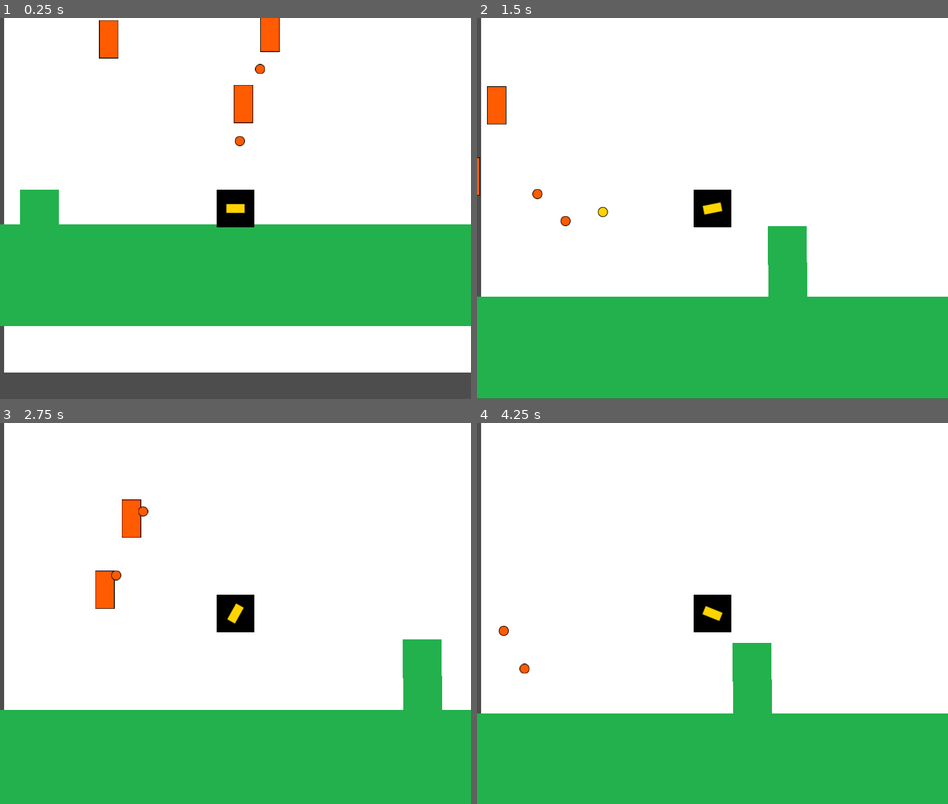
Above: before the commit, frames 1-4 (two rows, left to right).
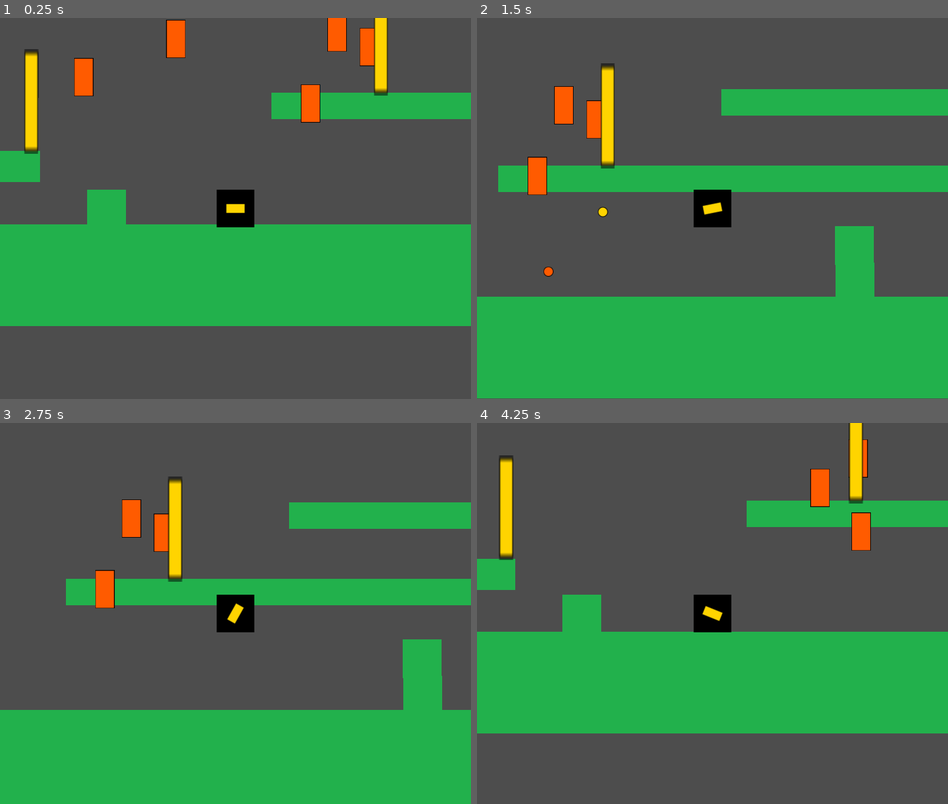
Above: after the commit, the same moments.

Repository: fernandoNic/entregas-ipv-Mu-ozFernando
Game: Godot game, scene res://Main.tscn
Two runs of this game, one before a commit and one after it. Both use one fixed random seed, a clock stepped at 60 frames per second and the inputs below.
Inputs (mouse positions are in pixels of both pictures, inside the frame that each line leads up to):
- Up to frame 1 (0.25 s): no input
- Up to frame 2 (1.5 s): move the mouse to (816, 189) at 0.52 s; hold Space (jump) 0.53-1.28 s; hold D (move_right) from 0.53 s (still down); move the mouse to (618, 227) at 1.27 s; click (618, 227) at 1.35 s
- Up to frame 3 (2.75 s): tap Space (jump) at 1.52, 1.55, 1.82 s; move the mouse to (282, 529) at 2.02 s; release D (move_right) at 2.03 s; hold A (move_left) from 2.03 s (still down); hold Space (jump) from 2.03 s (still down)
- Up to frame 4 (4.25 s): move the mouse to (688, 689) at 2.77 s; release A (move_left) at 2.78 s; release Space (jump) at 2.78 s; hold D (move_right) from 2.78 s (still down); click (688, 689) at 2.85 s; tap Space (jump) at 3.02, 3.05, 3.32 s; move the mouse to (853, 670) at 3.52 s; hold Space (jump) from 3.53 s (still down); tap Escape (ui_cancel) at 4.15 s

The runs differ from the first frame. In frame 1, 65% of the frame differs, in the area x 0-100%, y 0-94%; in frame 2, 72%; in frame 3, 72%; in frame 4, 92%, in the area x 0-100%, y 0-100%.

Commit message:
desafio 3

Diff:
--- a/entrega-3-muñoz-fernando/Main.gd
+++ b/entrega-3-muñoz-fernando/Main.gd
@@ -7,3 +7,7 @@
 	randomize()
 	player.initialize(self)
 	turret_spawner.initialize(player)
+
+func _input(event):
+	if event.is_action_pressed("ui_cancel"):
+		get_tree().reload_current_scene()
--- a/entrega-3-muñoz-fernando/Main.tscn
+++ b/entrega-3-muñoz-fernando/Main.tscn
@@ -7,14 +7,69 @@
 [ext_resource type="PackedScene" uid="uid://bscjwoaotlcqc" path="res://entities/enemies/Turret.tscn" id="4"]
 [ext_resource type="Script" path="res://entities/enemies/TurretsSpawner.gd" id="5"]
 [ext_resource type="PackedScene" uid="uid://bxisrc36s11fo" path="res://entities/cube.tscn" id="7_u4r7h"]
+[ext_resource type="PackedScene" uid="uid://dw4i2glp3rair" path="res://entities/wall.tscn" id="8_l00cy"]
 
 [node name="Main" type="Node"]
 script = ExtResource("3")
+
+[node name="Floor_Container" type="Node2D" parent="."]
+
+[node name="Floor" parent="Floor_Container" instance=ExtResource("3_cqa67")]
+
+[node name="Floor2" parent="Floor_Container" instance=ExtResource("3_cqa67")]
+position = Vector2(1190, 513.5)
+
+[node name="Floor3" parent="Floor_Container" instance=ExtResource("3_cqa67")]
+position = Vector2(-390, 513.5)
+
+[node name="Floor4" parent="Floor_Container" instance=ExtResource("3_cqa67")]
+position = Vector2(-2503, 265)
+
+[node name="Floor5" parent="Floor_Container" instance=ExtResource("3_cqa67")]
+position = Vector2(-2186, 513.5)
+
+[node name="Floor6" parent="Floor_Container" instance=ExtResource("3_cqa67")]
+position = Vector2(760, 226)
+scale = Vector2(12.1212, 0.685193)
+
+[node name="Floor15" parent="Floor_Container" instance=ExtResource("3_cqa67")]
+position = Vector2(1139, 96)
+scale = Vector2(12.1212, 0.685193)
+
+[node name="Floor7" parent="Floor_Container" instance=ExtResource("3_cqa67")]
+position = Vector2(-469, 329)
+scale = Vector2(13.2235, 0.807858)
+
+[node name="Floor11" parent="Floor_Container" instance=ExtResource("3_cqa67")]
+position = Vector2(-1424, 262)
+scale = Vector2(13.2235, 0.807858)
+
+[node name="Floor12" parent="Floor_Container" instance=ExtResource("3_cqa67")]
+position = Vector2(-671, 130)
+scale = Vector2(13.2235, 0.807858)
+
+[node name="Floor13" parent="Floor_Container" instance=ExtResource("3_cqa67")]
+position = Vector2(1905, 187)
+scale = Vector2(13.2235, 0.807858)
+
+[node name="Floor14" parent="Floor_Container" instance=ExtResource("3_cqa67")]
+position = Vector2(2666, 328)
+scale = Vector2(13.2235, 0.807858)
+
+[node name="Floor8" parent="Floor_Container" instance=ExtResource("3_cqa67")]
+position = Vector2(2781, 513.5)
+
+[node name="Floor9" parent="Floor_Container" instance=ExtResource("3_cqa67")]
+position = Vector2(1981, 513.5)
+
+[node name="Floor10" parent="Floor_Container" instance=ExtResource("3_cqa67")]
+position = Vector2(-1189, 513.5)
 
 [node name="CanvasLayer" type="CanvasLayer" parent="."]
 layer = -1
 
 [node name="Background" type="TextureRect" parent="CanvasLayer"]
+visible = false
 anchors_preset = 15
 anchor_right = 1.0
 anchor_bottom = 1.0
@@ -27,16 +82,8 @@
 texture = ExtResource("2")
 expand_mode = 1
 
-[node name="Floor" parent="." instance=ExtResource("3_cqa67")]
-
-[node name="Floor2" parent="." instance=ExtResource("3_cqa67")]
-position = Vector2(997, 513.5)
-
-[node name="Floor3" parent="." instance=ExtResource("3_cqa67")]
-position = Vector2(1773, 513.5)
-
 [node name="Player" parent="." instance=ExtResource("1")]
-position = Vector2(413.003, 395.272)
+position = Vector2(299, 394)
 
 [node name="Camera2D" type="Camera2D" parent="Player"]
 
@@ -44,11 +91,20 @@
 script = ExtResource("5")
 turret_scene = ExtResource("4")
 
-[node name="cube" parent="." instance=ExtResource("7_u4r7h")]
-position = Vector2(965, 339)
-
 [node name="cube2" parent="." instance=ExtResource("7_u4r7h")]
 position = Vector2(80, 395)
 
 [node name="cube3" parent="." instance=ExtResource("7_u4r7h")]
 position = Vector2(966, 399)
+
+[node name="cube4" parent="." instance=ExtResource("7_u4r7h")]
+position = Vector2(965, 339)
+
+[node name="wall" parent="." instance=ExtResource("8_l00cy")]
+position = Vector2(-48, 214)
+
+[node name="wall2" parent="." instance=ExtResource("8_l00cy")]
+position = Vector2(546, 118)
+
+[node name="wall3" parent="." instance=ExtResource("8_l00cy")]
+position = Vector2(-419, 16)
--- a/entrega-3-muñoz-fernando/entities/enemies/Turret.gd
+++ b/entrega-3-muñoz-fernando/entities/enemies/Turret.gd
@@ -3,36 +3,50 @@
 @onready var fire_position: Node2D = $FirePosition
 @onready var fire_timer: Timer     = $FireTimer
 @export var projectile_scene: PackedScene
+@onready var ray_cast:RayCast2D = $RayCast2D
+@onready var player: Node2D = get_node("/root/Main/Player")
+@onready var collision_shape = $DetectionArea/CollisionShape2D
 
-var target_player: Node2D = null # Guardamos la referencia del jugador
+var target_player: Node2D
 var projectile_container: Node
 
 func _ready() -> void:
-	# Conectamos la señal del Timer por código o desde el editor
 	fire_timer.timeout.connect(_on_fire_timer_timeout)
 
-#func initialize(turret_pos: Vector2, player: Node2D, projectile_container: Node) -> void:
+func _physics_process(delta):
+	var radio_deteccion  = 280
+	#print(str(collision_shape.shape.radius))
+	var local_player_pos = to_local(player.global_position)
+
+	if local_player_pos.length() > radio_deteccion:
+		ray_cast.target_position = local_player_pos.limit_length(radio_deteccion)
+	else:
+		ray_cast.target_position = local_player_pos
+
 func initialize(turret_pos: Vector2, projectile_container: Node) -> void:
 	global_position = turret_pos
 	self.projectile_container = projectile_container
 
 func fire_at_player() -> void:
-	if target_player:
-		var proj_instance = projectile_scene.instantiate()
-		proj_instance.initialize(
-			projectile_container,
-			fire_position.global_position,
-			fire_position.global_position.direction_to(target_player.global_position)
-		)
+	if ray_cast.is_colliding():
+		var object_detected = ray_cast.get_collider()
+		if object_detected == player:
+			#fire_timer.start()
+			if target_player:
+				var proj_instance = projectile_scene.instantiate()
+				proj_instance.initialize(
+					projectile_container,
+					fire_position.global_position,
+					fire_position.global_position.direction_to(target_player.global_position)
+				)
 
 func _on_fire_timer_timeout() -> void:
 	fire_at_player()
 
 func _on_detection_area_body_entered(body):
-	#print(body)
 	target_player = body
-	fire_at_player()
 	fire_timer.start()
+
 
 
 func _on_detection_area_body_exited(body):
--- a/entrega-3-muñoz-fernando/entities/enemies/Turret.tscn
+++ b/entrega-3-muñoz-fernando/entities/enemies/Turret.tscn
@@ -24,5 +24,10 @@
 scale = Vector2(12.5265, 14.8792)
 shape = SubResource("CircleShape2D_gv82f")
 
+[node name="RayCast2D" type="RayCast2D" parent="."]
+target_position = Vector2(0, 280)
+collision_mask = 3
+collide_with_areas = true
+
 [connection signal="body_entered" from="DetectionArea" to="." method="_on_detection_area_body_entered"]
 [connection signal="body_exited" from="DetectionArea" to="." method="_on_detection_area_body_exited"]
--- a/entrega-3-muñoz-fernando/entities/enemies/TurretsSpawner.gd
+++ b/entrega-3-muñoz-fernando/entities/enemies/TurretsSpawner.gd
@@ -4,7 +4,7 @@
 
 func initialize(player: Node2D) -> void:
 	var visible_rect: Rect2 = get_viewport().get_visible_rect()
-	for i in 3:
+	for i in 5:
 		var turret_instance: Node2D = turret_scene.instantiate()
 
 		var turret_pos: Vector2 = Vector2(
@@ -14,4 +14,3 @@
 
 		add_child(turret_instance)
 		turret_instance.initialize(turret_pos,self)
-		#turret_instance.initialize(turret_pos,player, self)
--- a/entrega-3-muñoz-fernando/entities/player/Player.gd
+++ b/entrega-3-muñoz-fernando/entities/player/Player.gd
@@ -41,16 +41,17 @@
 		# Ternary if: {true code} if {condition} else {false code}
 		velocity.x = lerp(velocity.x, 0.0, FRICTION_WEIGHT) if abs(velocity.x) > 1.0 else 0.0
 
-	#print("vertical     " + str(self.velocity.y))
-	#print("horizontal   " + str(self.velocity.x))
-	#
-	#self.velocity.y = 0
 	self.velocity.y += GRAVITY
 
 	if Input.is_action_just_pressed("jump") and self.is_on_floor() :
 		self.velocity.y = JUMP_SPEED - GRAVITY
-		#self.velocity.y += GRAVITY
-		#print(self.velocity.x)
+	if Input.is_action_pressed("down") and Input.is_action_pressed("jump"):
+		if self.is_on_floor() :
+			self.set_collision_mask_value(1,false)
+			await get_tree().create_timer(1).timeout
+			self.set_collision_mask_value(1,true)
 
 	self.move_and_slide()
-	#position += velocity * delta
+
+func down_platform():
+	pass
--- /dev/null
+++ b/entrega-3-muñoz-fernando/entities/wall.tscn
@@ -0,0 +1,16 @@
+[gd_scene load_steps=3 format=3 uid="uid://dw4i2glp3rair"]
+
+[ext_resource type="Texture2D" uid="uid://doiohr46lpdc7" path="res://assets/textures/cannon.png" id="1_meedv"]
+
+[sub_resource type="RectangleShape2D" id="RectangleShape2D_67ap7"]
+size = Vector2(20, 172)
+
+[node name="wall" type="RigidBody2D"]
+
+[node name="Sprite2D" type="Sprite2D" parent="."]
+rotation = 1.5708
+scale = Vector2(5.2573, 1.37626)
+texture = ExtResource("1_meedv")
+
+[node name="CollisionShape2D" type="CollisionShape2D" parent="."]
+shape = SubResource("RectangleShape2D_67ap7")
--- a/entrega-3-muñoz-fernando/entities/world/floor.tscn
+++ b/entrega-3-muñoz-fernando/entities/world/floor.tscn
@@ -3,7 +3,7 @@
 [ext_resource type="Texture2D" uid="uid://dwg3vpmlm24nh" path="res://assets/textures/floor.png" id="1_bg37q"]
 
 [sub_resource type="RectangleShape2D" id="RectangleShape2D_v76np"]
-size = Vector2(68.3101, 16.7861)
+size = Vector2(66.0001, 16.7861)
 
 [node name="Floor" type="StaticBody2D"]
 position = Vector2(400, 513.5)
@@ -13,5 +13,6 @@
 texture = ExtResource("1_bg37q")
 
 [node name="CollisionShape2D" type="CollisionShape2D" parent="."]
-position = Vector2(0.9075, -22.6994)
+position = Vector2(-0.247505, -22.6994)
 shape = SubResource("RectangleShape2D_v76np")
+one_way_collision = true
--- a/entrega-3-muñoz-fernando/project.godot
+++ b/entrega-3-muñoz-fernando/project.godot
@@ -50,6 +50,12 @@
 , Object(InputEventKey,"resource_local_to_scene":false,"resource_name":"","device":-1,"window_id":0,"alt_pressed":false,"shift_pressed":false,"ctrl_pressed":false,"meta_pressed":false,"pressed":false,"keycode":0,"physical_keycode":87,"key_label":0,"unicode":119,"echo":false,"script":null)
 ]
 }
+down={
+"deadzone": 0.5,
+"events": [Object(InputEventKey,"resource_local_to_scene":false,"resource_name":"","device":-1,"window_id":0,"alt_pressed":false,"shift_pressed":false,"ctrl_pressed":false,"meta_pressed":false,"pressed":false,"keycode":0,"physical_keycode":4194322,"key_label":0,"unicode":0,"echo":false,"script":null)
+, Object(InputEventKey,"resource_local_to_scene":false,"resource_name":"","device":-1,"window_id":0,"alt_pressed":false,"shift_pressed":false,"ctrl_pressed":false,"meta_pressed":false,"pressed":false,"keycode":0,"physical_keycode":83,"key_label":0,"unicode":115,"echo":false,"script":null)
+]
+}
 
 [rendering]
 
Not shown: 1 places in entrega-3-muñoz-fernando/Main.tscn that only renumber resources
Not shown, added: entrega-3-muñoz-fernando/export_presets.cfg
